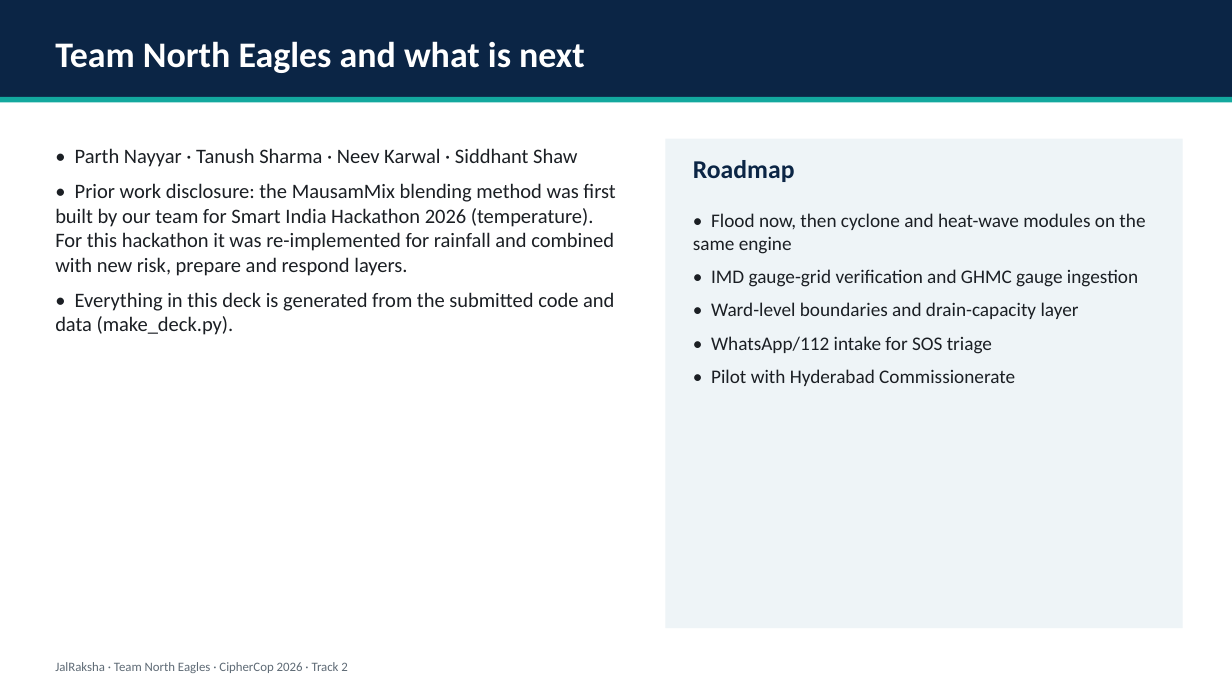
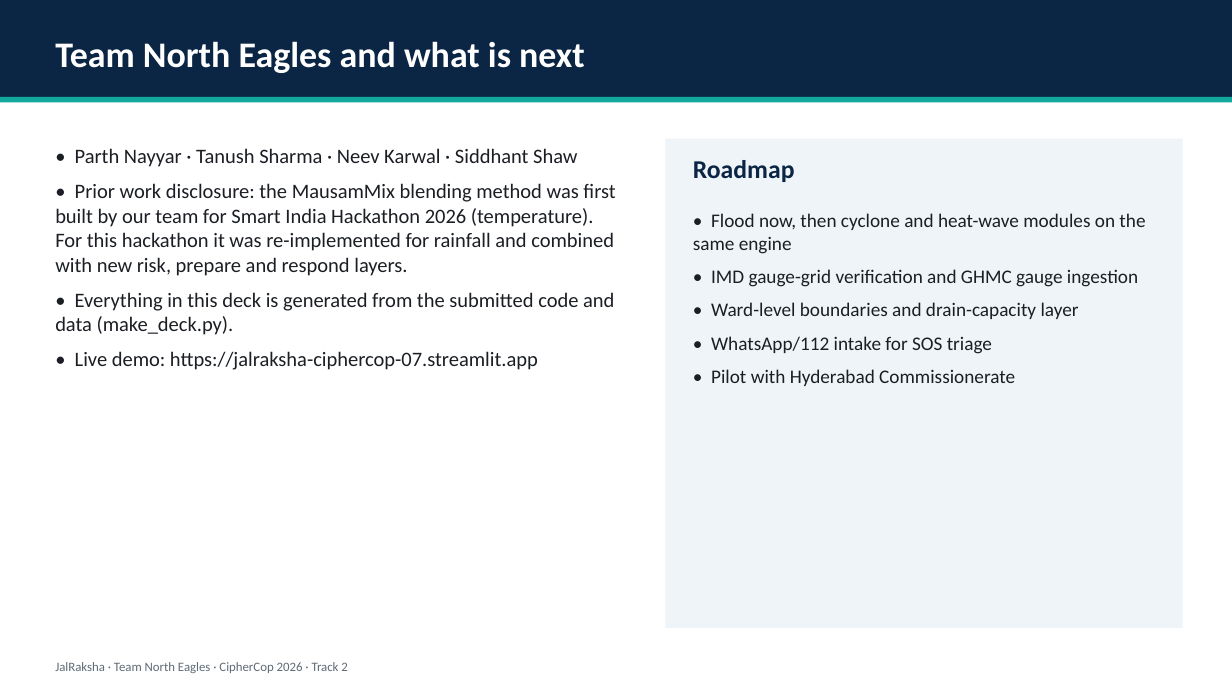
Before and after one commit to parthnayyar07/jalraksha-ciphercop, a slide deck: slide 11 of JalRaksha_Deck.pptx. Drawn at 1232x693 pixels with LibreOffice and Linux fonts; fonts in the diff are those of the drawing. Boxes give left, top, right and bottom in pixels: in the first picture for what was removed or moved away, otherwise in the second. Text is boxed around its words. In the diff, an @@ line names an element or a change of style, - is before the commit and + after.

Commit message:
Add live demo link to deck

```diff
--- a/JalRaksha_Deck.pptx
+++ b/JalRaksha_Deck.pptx
@@ text at (75,351,538,370): paragraph added @@
+• Live demo: https://jalraksha-ciphercop-07.streamlit.app
```
Also in this commit, not shown: 1 other slide changed.
